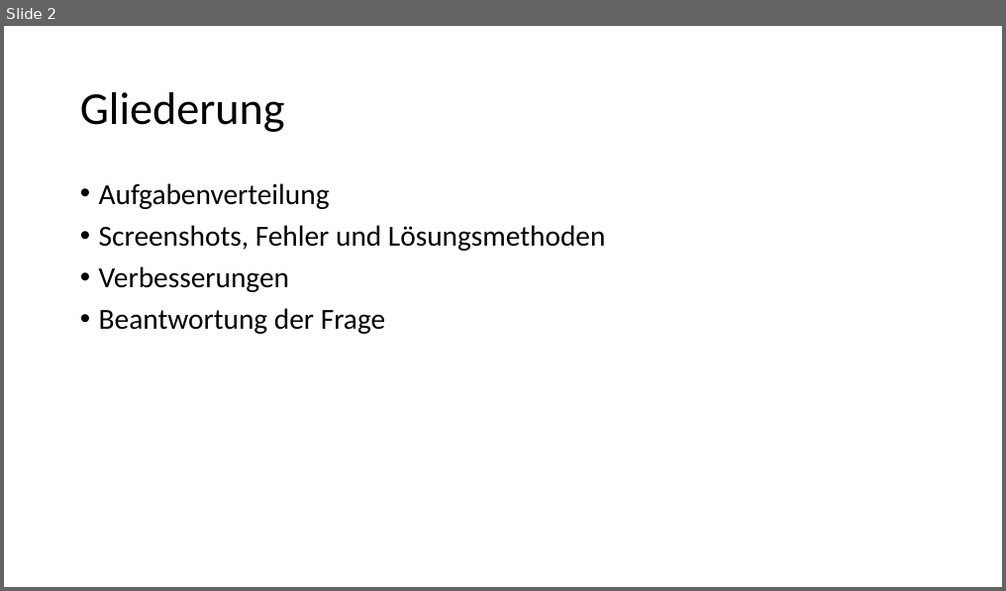
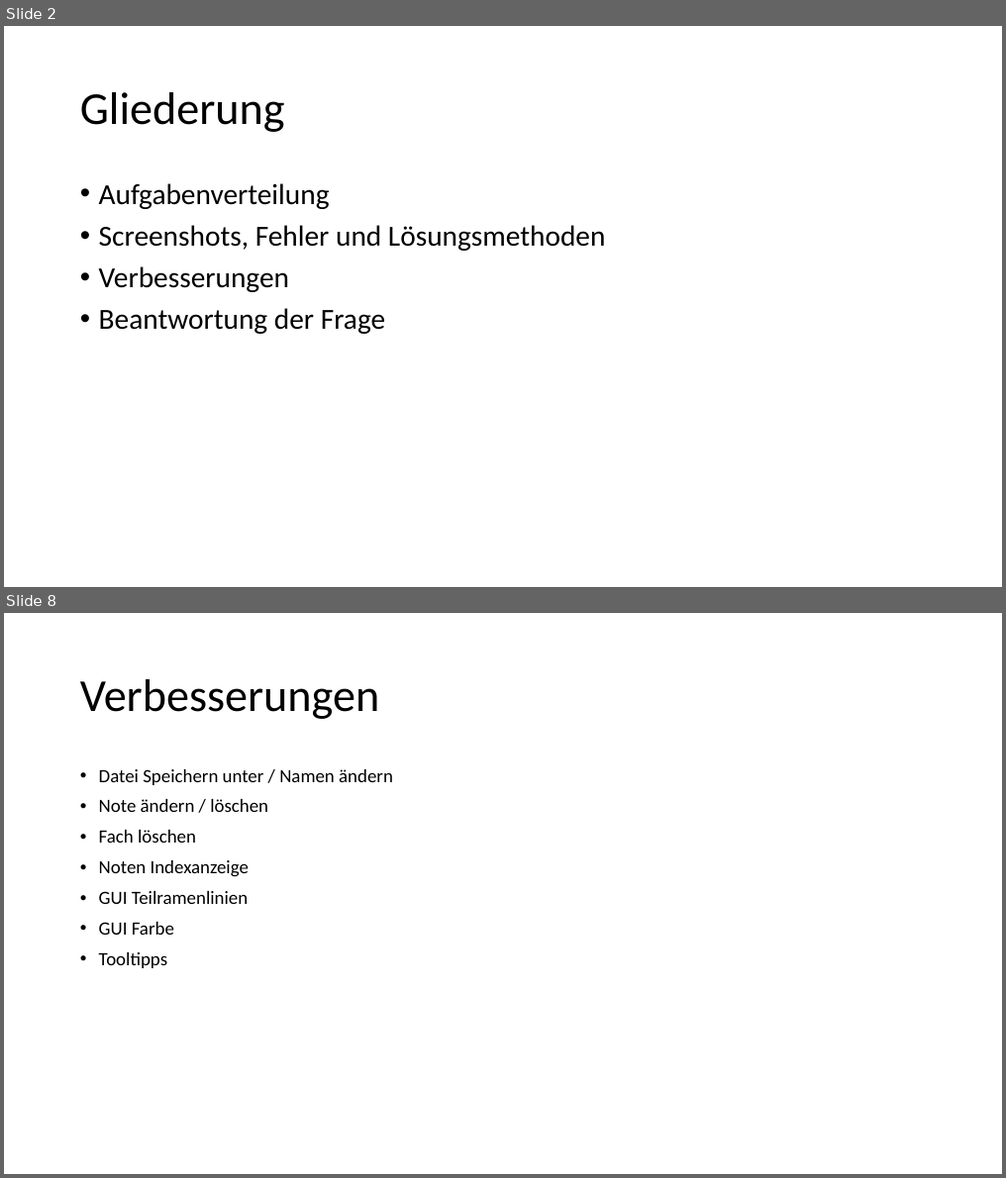
Before and after one commit to SecurityR4t/NotenVerwaltung, a slide deck: Dokumentation.pptm. Shown one above the other, each under a label of ours: slide 2 before the commit, slides 2 and 8 after it; the slides between them are not shown. The pictures are 1006x591 and 1006x1178 pixels, drawn with LibreOffice and Linux fonts; fonts in the diff are those of the drawing. Boxes give left, top, right and bottom in pixels: in the first picture for what was removed or moved away, otherwise in the second. Text is boxed around its words. In the diff, an @@ line names an element or a change of style, - is before the commit and + after.

```diff
--- a/Dokumentation.pptm
+++ b/Dokumentation.pptm
@@ slide 8 added at [4, 613, 1002, 1174], background #FFFFFF @@
@@ title added at [80, 679, 379, 719], 44 pt, text #000000 @@
+Verbesserungen
@@ text added at [99, 769, 393, 968], 18 pt, text #000000 @@
+• Datei Speichern unter / Namen ändern
+• Note ändern / löschen
+• Fach löschen
+• Noten Indexanzeige
+• GUI Teilramenlinien
+• GUI Farbe
+• Tooltipps
```
Also in this commit, not shown: 4 slides changed, 2 other slides added, 1 slide removed.
